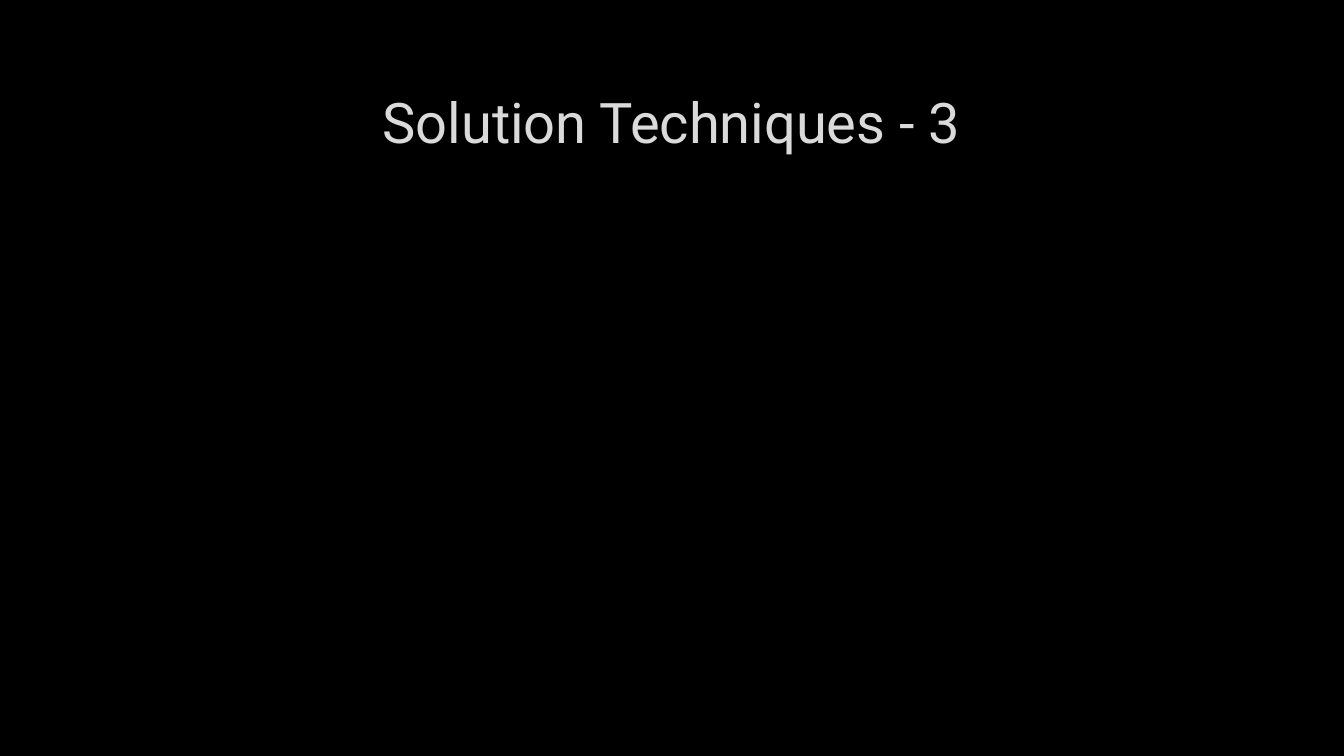
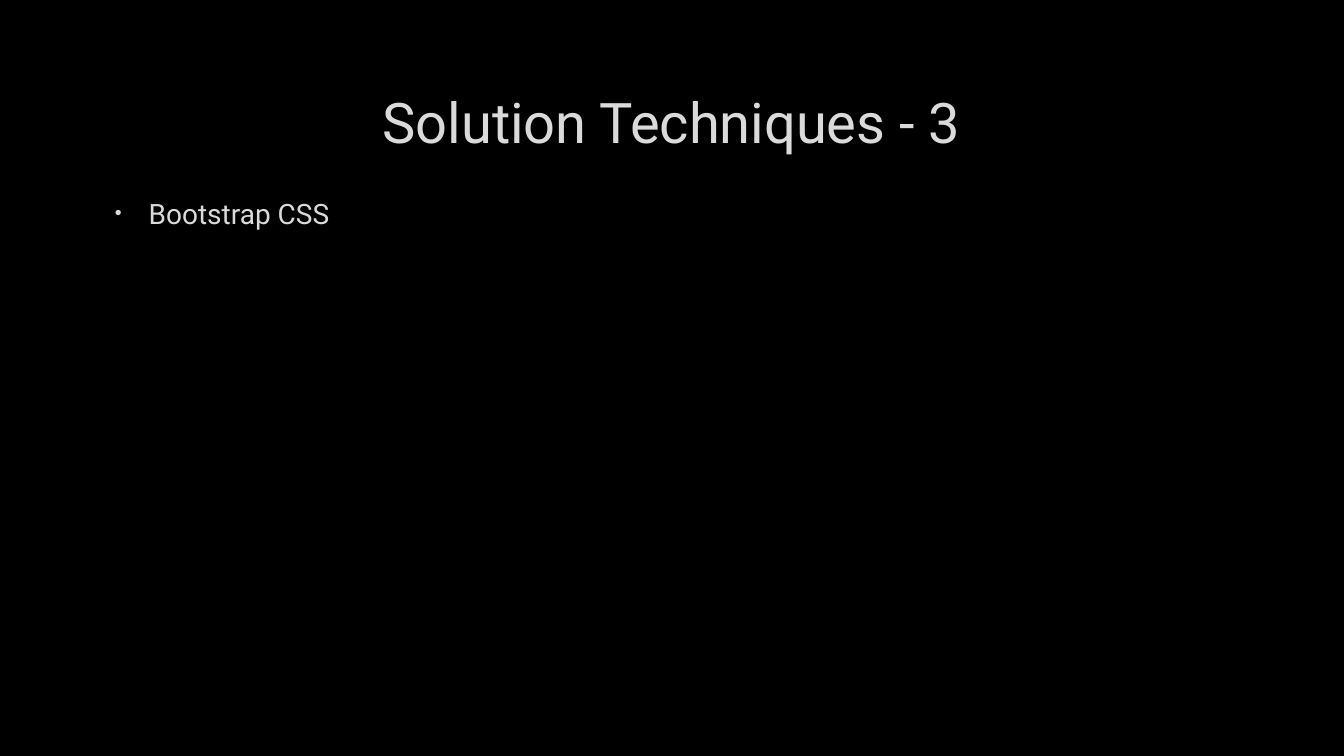
Before and after one commit to Soultoe/LinkedECE, a slide deck: slide 9 of Show.pptx. Drawn at 1344x756 pixels with LibreOffice and Linux fonts; fonts in the diff are those of the drawing; background and template pictures are left out. Boxes give left, top, right and bottom in pixels: in the first picture for what was removed or moved away, otherwise in the second. Text is boxed around its words. In the diff, an @@ line names an element or a change of style, - is before the commit and + after.

```diff
--- a/Show.pptx
+++ b/Show.pptx
@@ text added at [149, 204, 329, 230], 20 pt, text #DADADA @@
+• Bootstrap CSS
```
Also in this commit, not shown: 5 other slides changed, 1 slide added, 1 slide removed.
